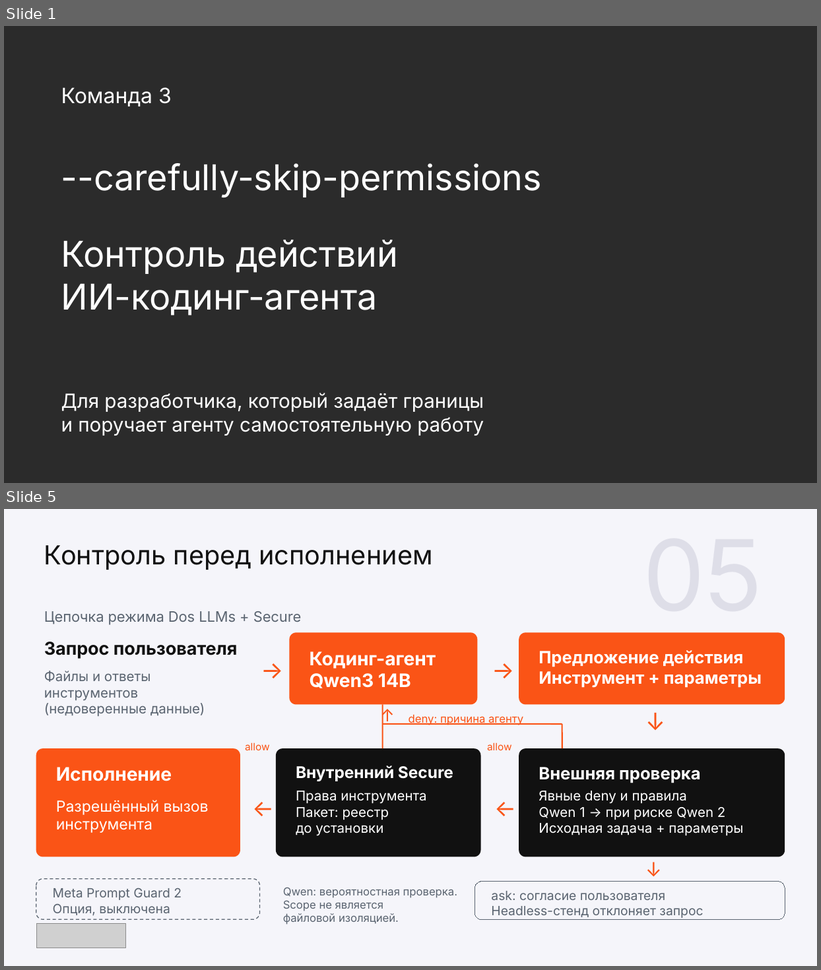
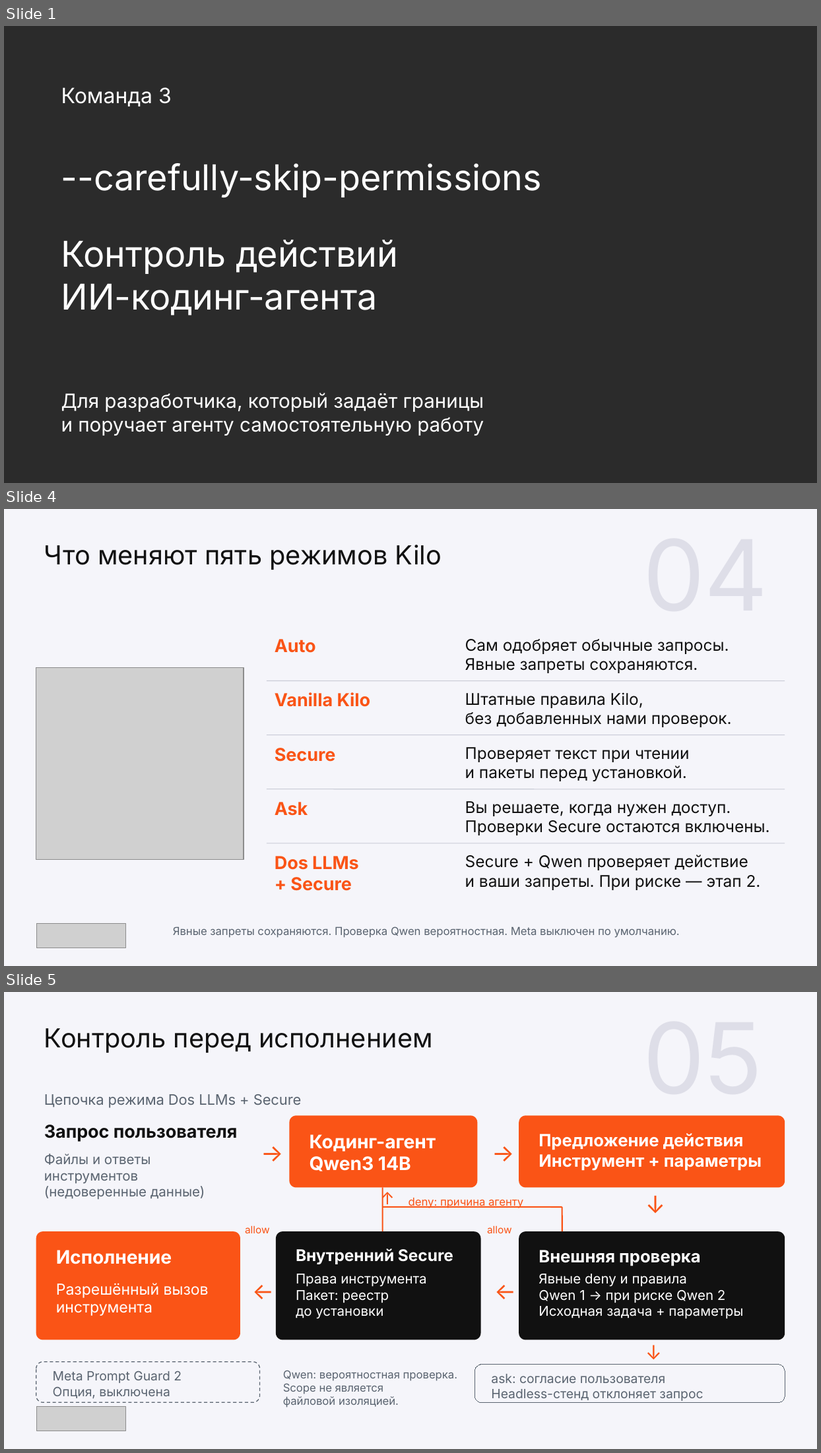
Before and after one commit to wowONE-1/kilocode-safe, a slide deck: hackathon/output/final/team3_project.pptx. Shown one above the other, each under a label of ours: slides 1 and 5 before the commit, slides 1, 4 and 5 after it; the slides between them are not shown. The pictures are 821x970 and 821x1453 pixels, drawn with LibreOffice and Linux fonts; fonts in the diff are those of the drawing; grey boxes stand for pictures; background and template pictures are left out; a plain dark background stands for a picture behind light text. Boxes give left, top, right and bottom in pixels: in the first picture for what was removed or moved away, otherwise in the second. Text is boxed around its words. In the diff, an @@ line names an element or a change of style, - is before the commit and + after.

```diff
--- a/hackathon/output/final/team3_project.pptx
+++ b/hackathon/output/final/team3_project.pptx
@@ slide 4 added at <box>4,509,817,966</box>, background #F5F5FA @@
@@ text added at <box>44,545,442,570</box>, 23.2 pt, text #111111 @@
+Что меняют пять режимов Kilo
@@ text added at <box>275,639,316,653</box>, 15.8 pt, text #FA5416, bold @@
+Auto
@@ text added at <box>465,639,729,673</box>, 14.2 pt, text #111111 @@
+Сам одобряет обычные запросы.
+Явные запреты сохраняются.
@@ picture added at <box>36,667,244,859</box> @@
@@ line added from (267, 681) to (785, 681), #C9CBD6 0.6 pt @@
@@ text added at <box>275,692,371,707</box>, 15.8 pt, text #FA5416, bold @@
+Vanilla Kilo
@@ text added at <box>465,692,732,727</box>, 14.2 pt, text #111111 @@
+Штатные правила Kilo,
+без добавленных нами проверок.
@@ line added from (267, 735) to (785, 735), #C9CBD6 0.6 pt @@
@@ text added at <box>275,748,336,762</box>, 15.8 pt, text #FA5416, bold @@
+Secure
@@ text added at <box>465,747,690,782</box>, 14.2 pt, text #111111 @@
+Проверяет текст при чтении
+и пакеты перед установкой.
@@ line added from (267, 789) to (785, 789), #C9CBD6 0.6 pt @@
@@ text added at <box>275,802,308,816</box>, 15.8 pt, text #FA5416, bold @@
+Ask
@@ text added at <box>465,801,770,836</box>, 14.2 pt, text #111111 @@
+Вы решаете, когда нужен доступ.
+Проверки Secure остаются включены.
@@ line added from (267, 843) to (785, 843), #C9CBD6 0.6 pt @@
@@ text added at <box>275,856,359,891</box>, 15.8 pt, text #FA5416, bold @@
+Dos LLMs
++ Secure
@@ text added at <box>465,855,761,890</box>, 14.2 pt, text #111111 @@
+Secure + Qwen проверяет действие
+и ваши запреты. При риске — этап 2.
@@ picture added at <box>36,923,126,948</box> @@
@@ text added at <box>173,927,680,938</box>, 9.8 pt, text #5A6470 @@
+Явные запреты сохраняются. Проверка Qwen вероятностная. Meta выключен по умолчанию.
```
Also in this commit, not shown: 8 slides changed, 6 other slides added, 5 slides removed, 12 other files.
